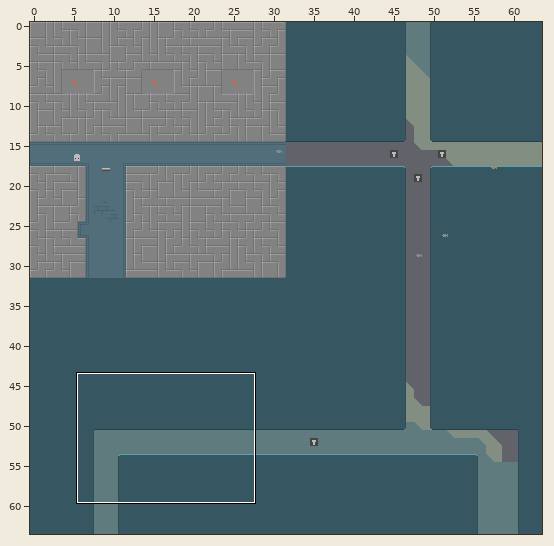
Tiled map (JSON) -- tiled/maps/2-1.json. Above: a wide view before the commit, with the close-up outlined.
Close-up. Old version:
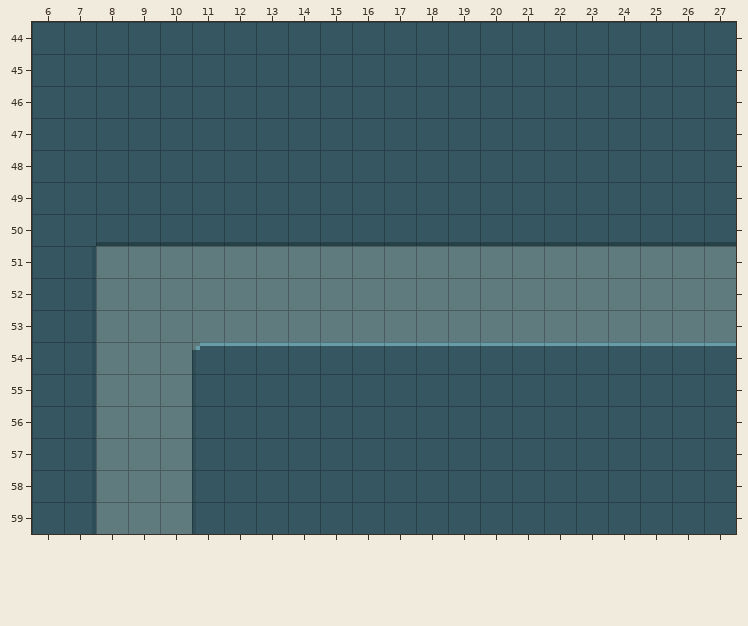
Cells are 8x8 px. Shown: x 6..27, y 44..59. The commit also changed other parts of the map, which this record leaves out.
After the commit:
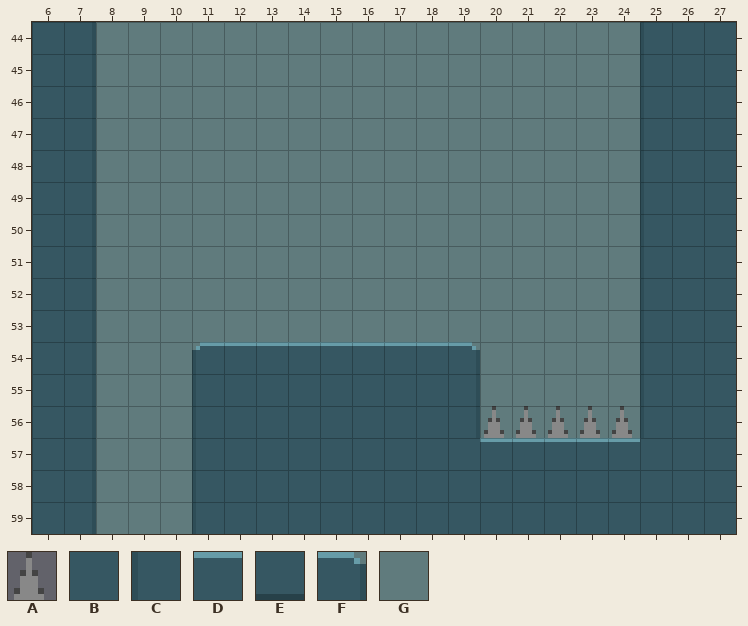
Key: from "objects": A 6; from "tileset": B 0, C 1, D 3, E 11, F 17, G 32.
_ is an empty cell.
Objects are placed by their top-left corner, in cells (3,4 is the top-left corner of cell 3,4); size is 1x1 cell unless given.
The exact change:
Layer "main":
y 44..49: x 8..24 BBBBBBBBBBBBBBBBB -> GGGGGGGGGGGGGGGGG
y 50: x 8..27 EEEEEEEEEEEEEEEEEEEE -> GGGGGGGGGGGGGGGGGCBB
y 51..53: x 25..27 GGG -> CBB
y 54: x 19..27 DDDDDDDDD -> FGGGGGCBB
y 55..56: x 20..24 BBBBB -> GGGGG
y 57: x 20..24 BBBBB -> DDDDD
Layer "objects":
added: A at 20,56
added: A at 21,56
added: A at 22,56
added: A at 23,56
added: A at 24,56
Pixel boxes of the changes (left, top, right, bottom) in both close-ups:
changed: (96, 22, 736, 442)
